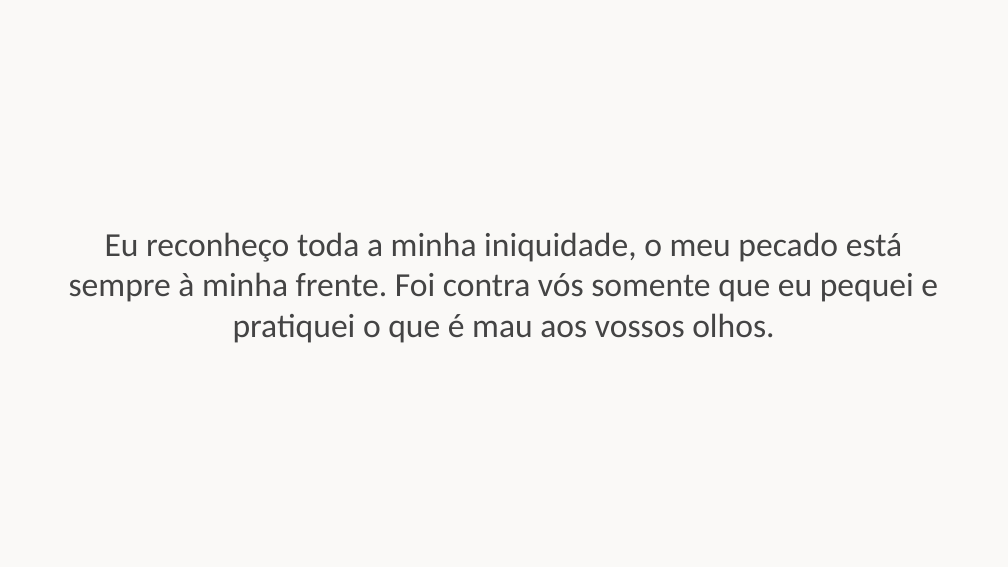
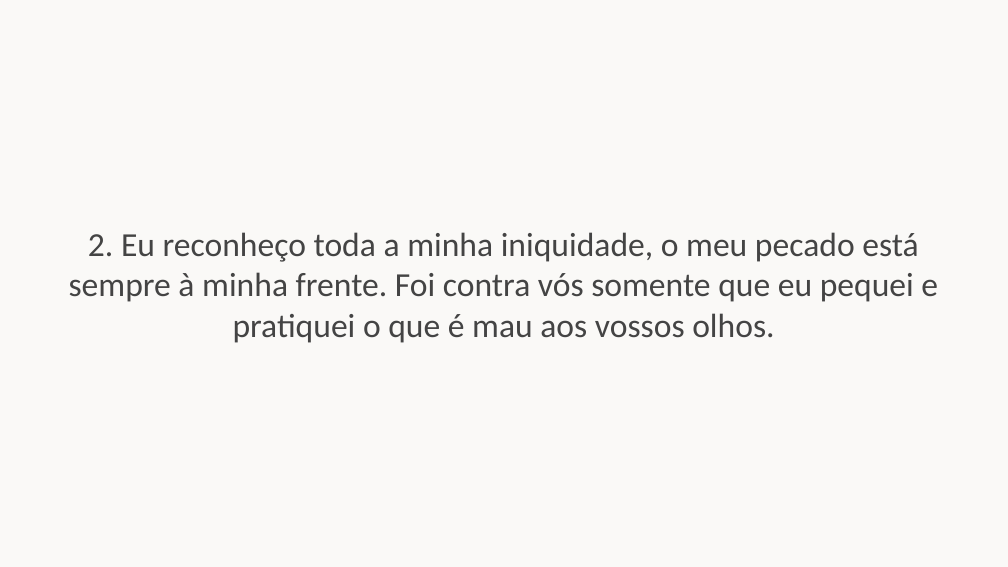
Before and after one commit to gpereira12/slides-harmonia-divina, a slide deck: slide 7 of missas/Quaresma/Cinzas.pptx (slide 6 before the commit). Drawn at 1008x567 pixels with LibreOffice and Linux fonts; fonts in the diff are those of the drawing. Boxes give left, top, right and bottom in pixels: in the first picture for what was removed or moved away, otherwise in the second. Text is boxed around its words. In the diff, an @@ line names an element or a change of style, - is before the commit and + after.

```diff
--- a/missas/Quaresma/Cinzas.pptx
+++ b/missas/Quaresma/Cinzas.pptx
@@ text at box(69, 232, 938, 343): text changed @@
-Eu reconheço toda a minha iniquidade, o meu pecado está sempre à minha frente. Foi contra vós somente que eu pequei e pratiquei o que é mau aos vossos olhos.
+2. Eu reconheço toda a minha iniquidade, o meu pecado está sempre à minha frente. Foi contra vós somente que eu pequei e pratiquei o que é mau aos vossos olhos.
```
Also in this commit, not shown: 6 other slides changed, 15 slides added, 1 other file.
